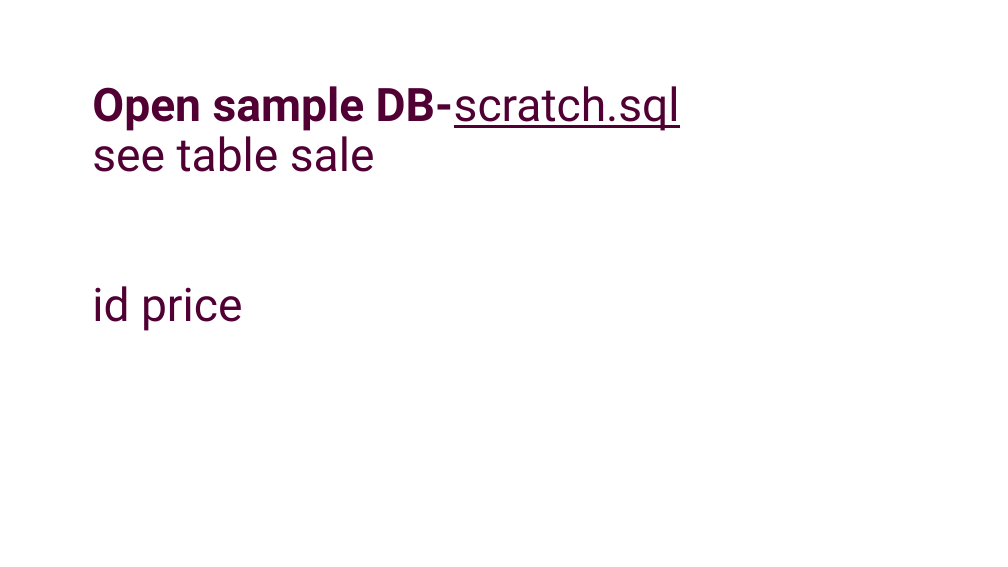
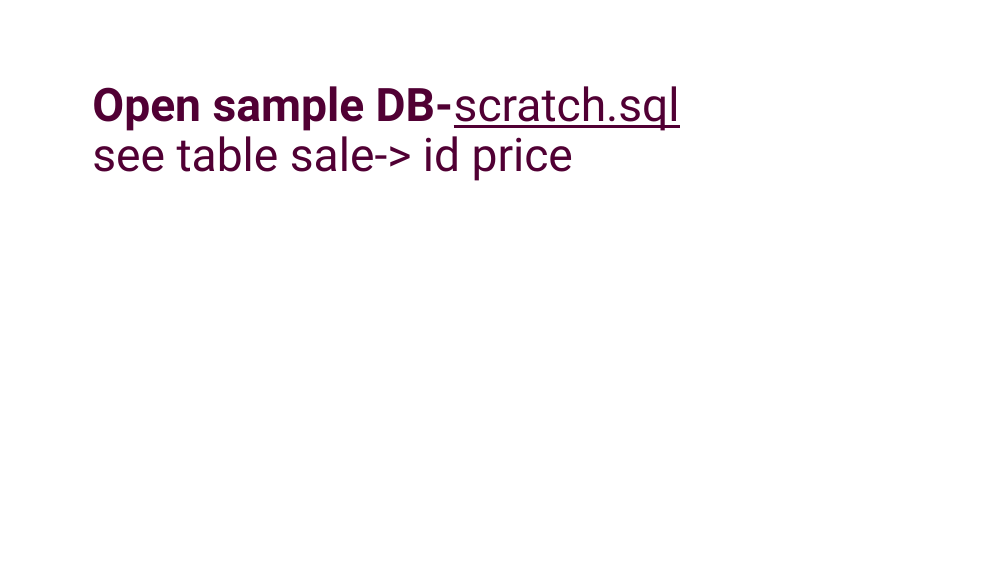
Before and after one commit to xiaoleibi/DMU26, a slide deck: slide 19 of DBPPT/DB Gang3 DataTyper.pptx (slide 21 before the commit). Drawn at 1008x567 pixels with LibreOffice and Linux fonts; fonts in the diff are those of the drawing. Boxes give left, top, right and bottom in pixels: in the first picture for what was removed or moved away, otherwise in the second. Text is boxed around its words. In the diff, an @@ line names an element or a change of style, - is before the commit and + after.

```diff
--- a/DBPPT/DB Gang3 DataTyper.pptx
+++ b/DBPPT/DB Gang3 DataTyper.pptx
@@ title at bbox=[92, 86, 680, 181]: text changed @@
-Open sample DB-scratch.sql
-see table sale
-id price
+Open sample DB-scratch.sql
+see table sale-> id price
```
Also in this commit, not shown: 6 other slides changed, 2 slides removed, 2 other files.
